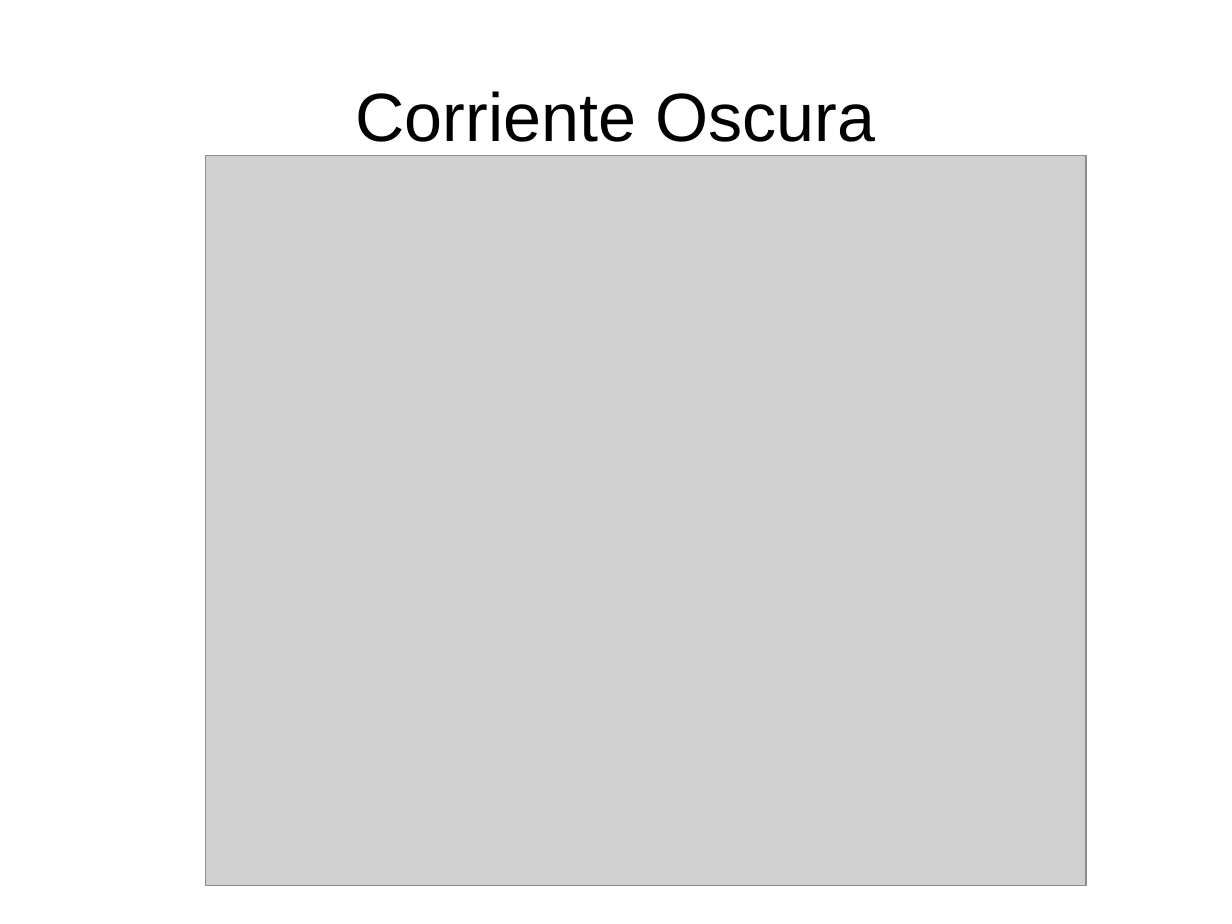
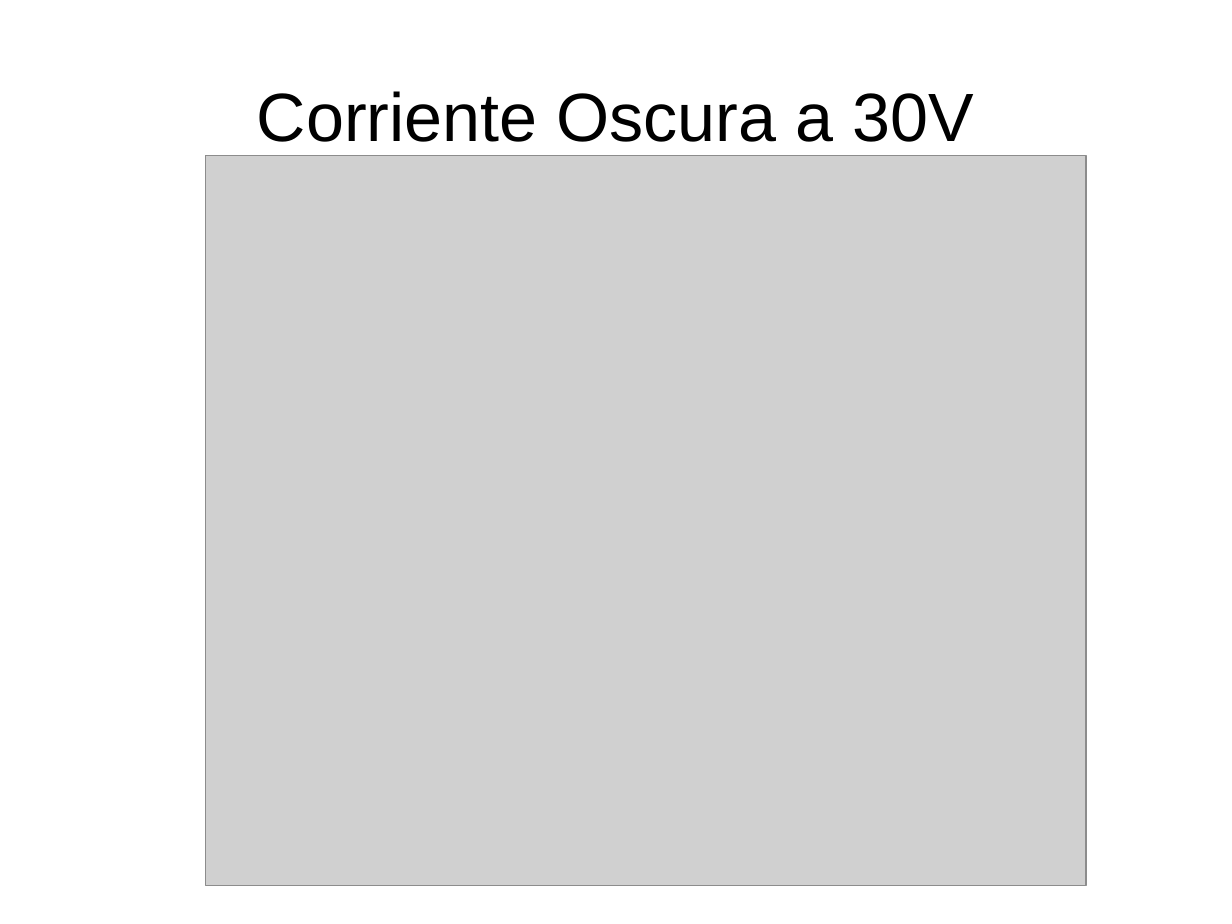
Before and after one commit to labosat/Labo-7, a slide deck: slide 9 of Charla Avance Labo7.odp (slide 7 before the commit). Drawn at 1232x924 pixels with LibreOffice and Linux fonts; fonts in the diff are those of the drawing; grey boxes stand for pictures. Boxes give left, top, right and bottom in pixels: in the first picture for what was removed or moved away, otherwise in the second. Text is boxed around its words. In the diff, an @@ line names an element or a change of style, - is before the commit and + after.

```diff
--- a/Charla Avance Labo7.odp
+++ b/Charla Avance Labo7.odp
@@ text at bbox=[257, 91, 973, 142]: text changed @@
-Corriente Oscura
+Corriente Oscura a 30V
```
Also in this commit, not shown: 3 slides added, 1 slide removed, 14 other files.
